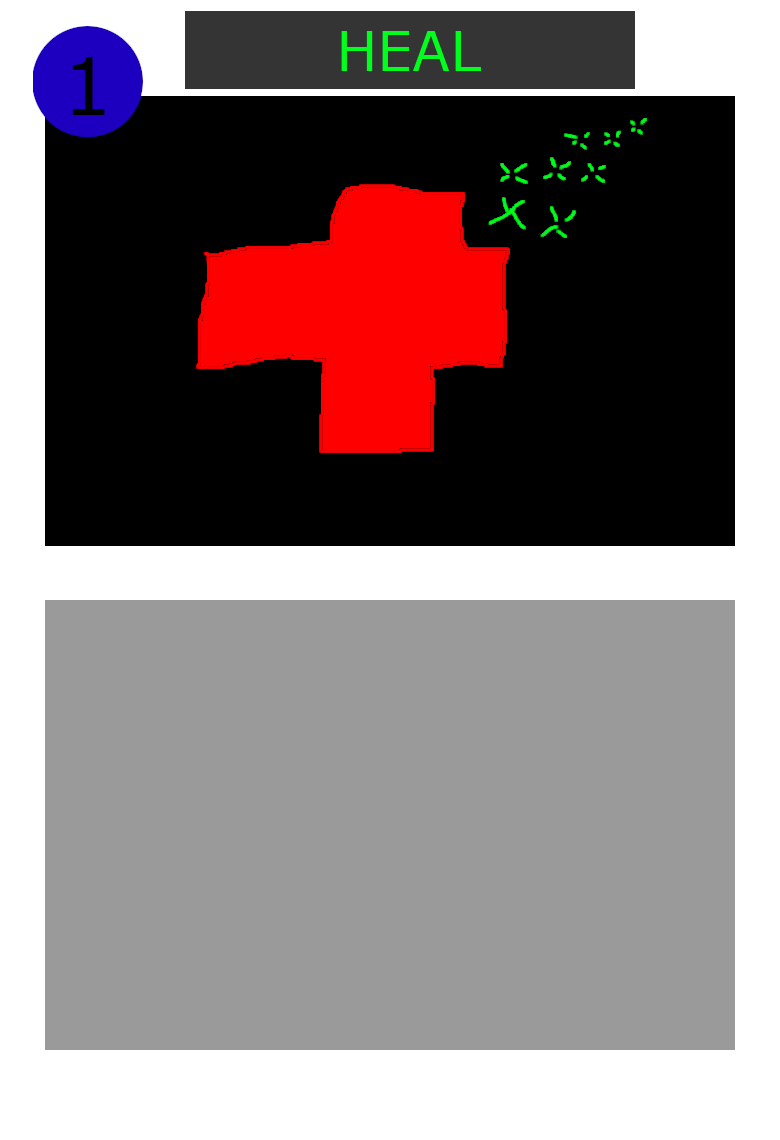
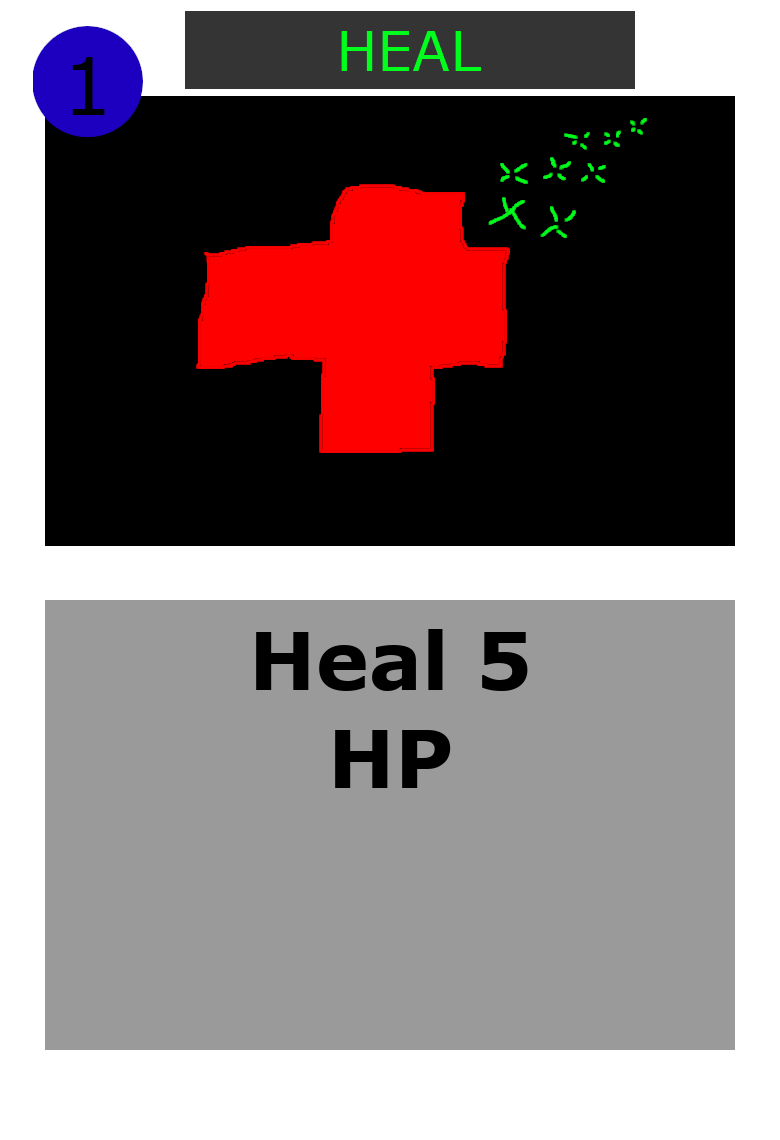
The second 780×1140 image is a revision of the first. Changes to its layers:
added layer "Heal 5 ..." above "Pasted Layer" over 256, 629, 528, 788
